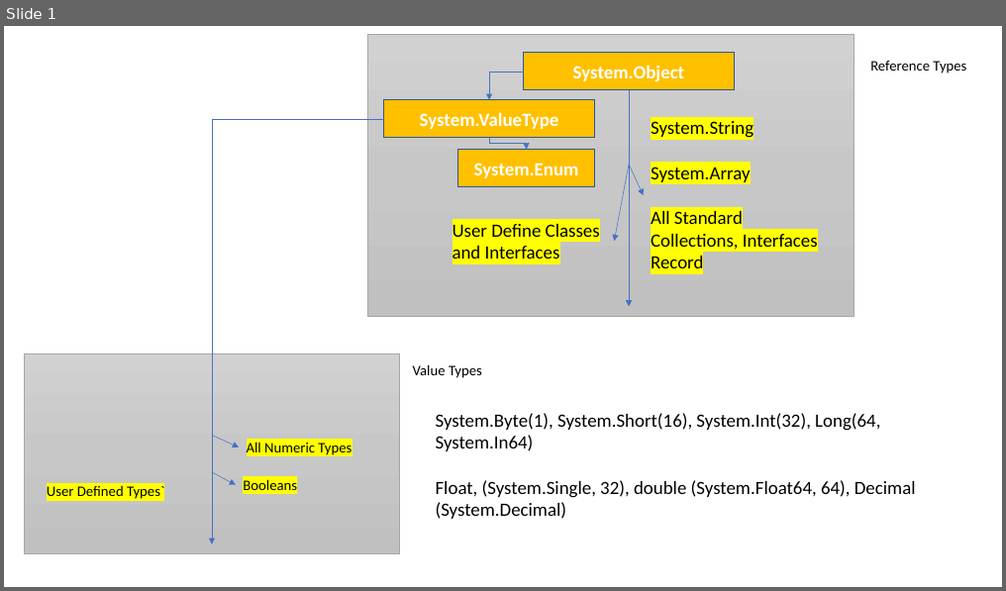
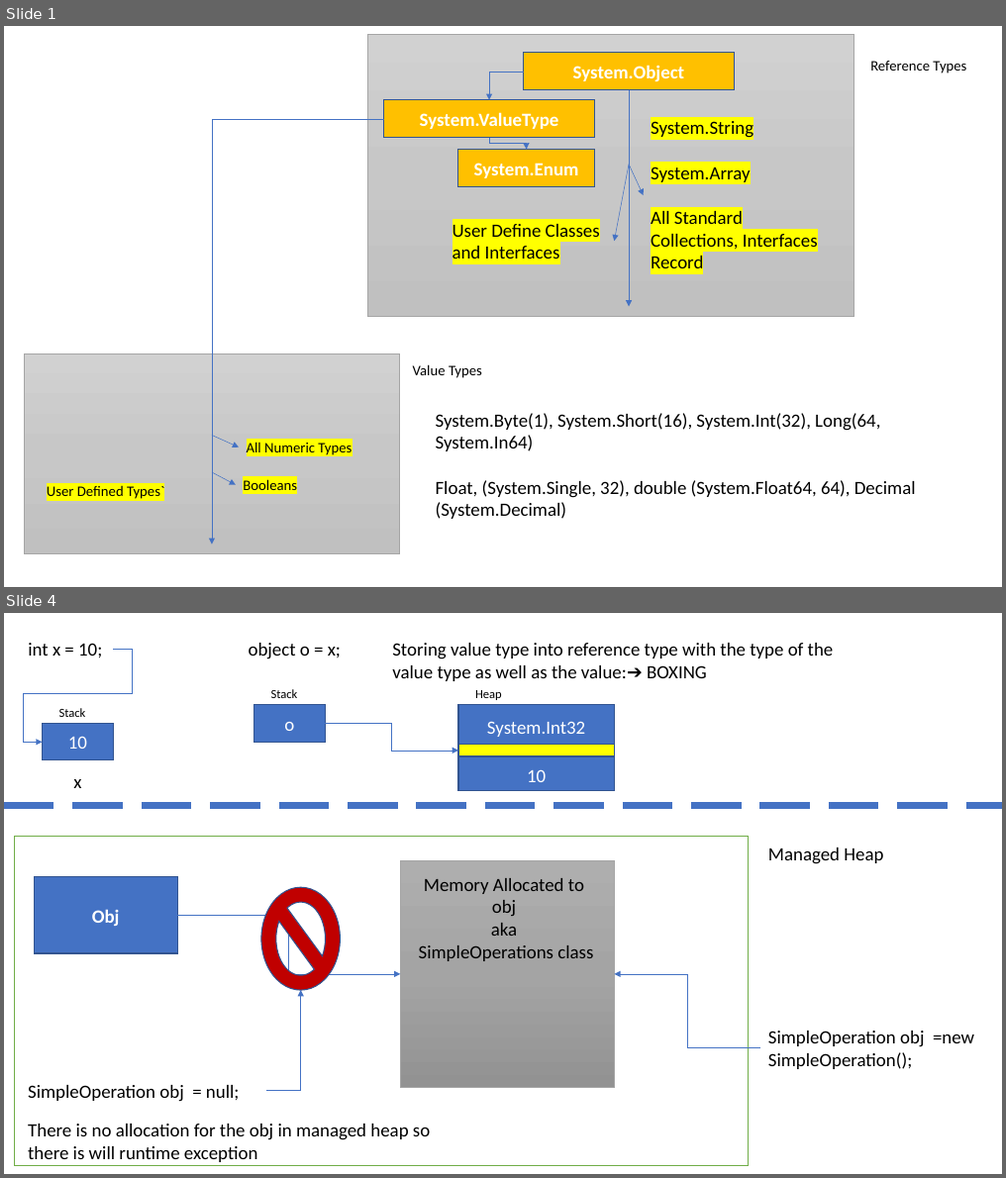
Before and after one commit to maheshsabnis/NetAppsNice, a slide deck: ppts.pptx. Shown one above the other, each under a label of ours: slide 1 before the commit, slides 1 and 4 after it; the slides between them are not shown. The pictures are 1006x591 and 1006x1178 pixels, drawn with LibreOffice and Linux fonts; fonts in the diff are those of the drawing. Boxes give left, top, right and bottom in pixels: in the first picture for what was removed or moved away, otherwise in the second. Text is boxed around its words. In the diff, an @@ line names an element or a change of style, - is before the commit and + after.

```diff
--- a/ppts.pptx
+++ b/ppts.pptx
@@ slide 4 added at (4, 613, 1002, 1174), background #FFFFFF @@
@@ elbow arrow added from (113, 649) to (43, 742), #4472C4 0.5 pt @@
@@ text added at (28, 643, 102, 658), 18 pt, text #000000 @@
+int x = 10;
@@ text added at (249, 643, 341, 660), 18 pt, text #000000 @@
+object o = x;
@@ text added at (392, 643, 834, 681), 18 pt, text #000000 @@
+Storing value type into reference type with the type of the value type as well as the value:➔ BOXING
@@ text added at (271, 689, 298, 698), 12 pt, text #000000 @@
+Stack
@@ text added at (475, 690, 502, 700), 12 pt, text #000000 @@
+Heap
@@ rectangle added at (43, 724, 113, 761), fill #4472C4, outline #325491 1 pt, 18 pt, text #FFFFFF @@
+10
@@ text added at (59, 708, 86, 717), 12 pt, text #000000 @@
+Stack
@@ rectangle added at (254, 705, 325, 742), fill #4472C4, outline #325491 1 pt, 18 pt, text #FFFFFF @@
+o
@@ elbow arrow added from (325, 724) to (458, 751), #4472C4 0.5 pt @@
@@ rectangle added at (458, 705, 614, 791), fill #4472C4, outline #325491 1 pt @@
@@ text added at (487, 721, 585, 737), 18 pt, text #FFFFFF @@
+System.Int32
@@ rectangle added at (458, 744, 614, 756), fill #FFFF00, outline #325491 1 pt @@
@@ text added at (73, 779, 81, 788), 18 pt, text #000000 @@
+x
@@ text added at (527, 769, 546, 782), 18 pt, text #FFFFFF @@
+10
@@ line added from (4, 805) to (1002, 805), #4472C4 6 pt dashed @@
@@ rectangle added at (15, 836, 748, 1166), fill #FFFFFF, outline #70AD47 1 pt @@
@@ text added at (768, 848, 883, 864), 18 pt, text #000000 @@
+Managed Heap
@@ rectangle added at (34, 877, 177, 954), fill #4472C4, outline #325491 1 pt, 18 pt, text #FFFFFF, bold @@
+Obj
@@ rectangle added at (401, 861, 615, 1088), fill gradient #AFAFAF to #A5A5A5 to #939393, outline #A5A5A5 0.5 pt @@
@@ text added at (419, 878, 593, 961), 18 pt, text #000000 @@
+Memory Allocated to
+obj
+aka
+SimpleOperations class
@@ no-entry sign added at (261, 888, 341, 990), fill #C00000, outline #325491 1 pt @@
@@ elbow arrow added from (177, 916) to (401, 974), #4472C4 0.5 pt @@
@@ elbow arrow added from (266, 1091) to (300, 990), #4472C4 0.5 pt @@
@@ elbow arrow added from (761, 1048) to (614, 974), #4472C4 0.5 pt @@
@@ text added at (768, 1031, 974, 1069), 18 pt, text #000000 @@
+SimpleOperation obj =new SimpleOperation();
@@ text added at (28, 1085, 240, 1102), 18 pt, text #000000 @@
+SimpleOperation obj = null;
@@ text added at (28, 1124, 430, 1162), 18 pt, text #000000 @@
+There is no allocation for the obj in managed heap so there is will runtime exception
```
Also in this commit, not shown: 1 slide changed, 1 other slide added, 7 other files.
